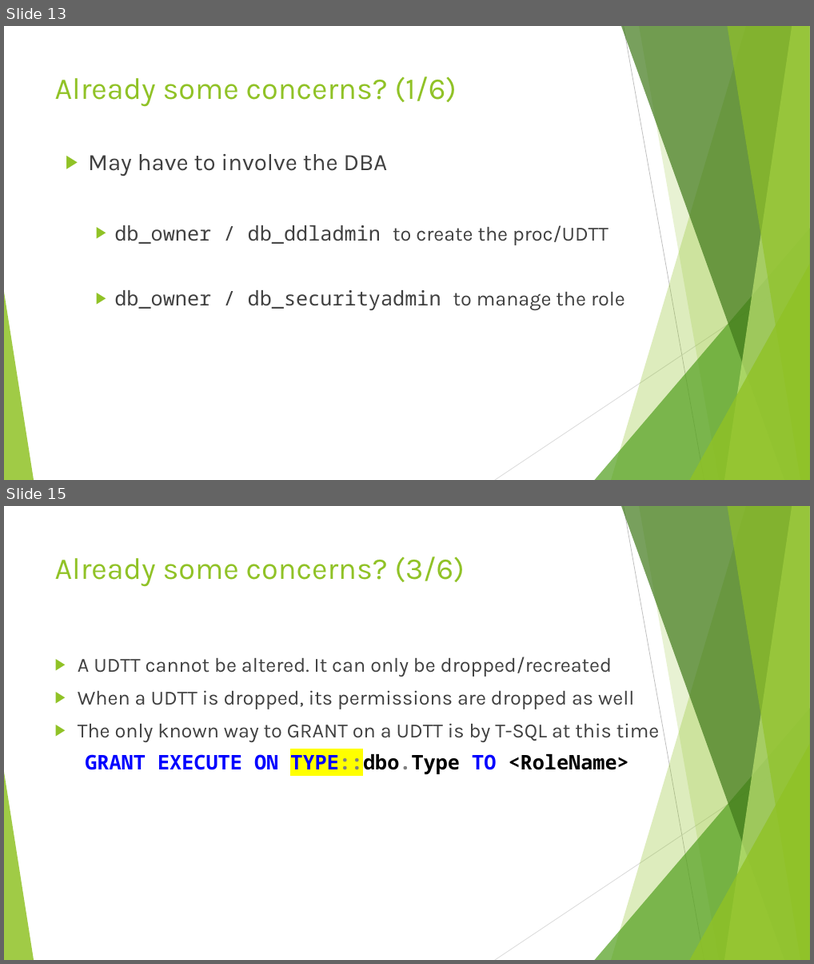
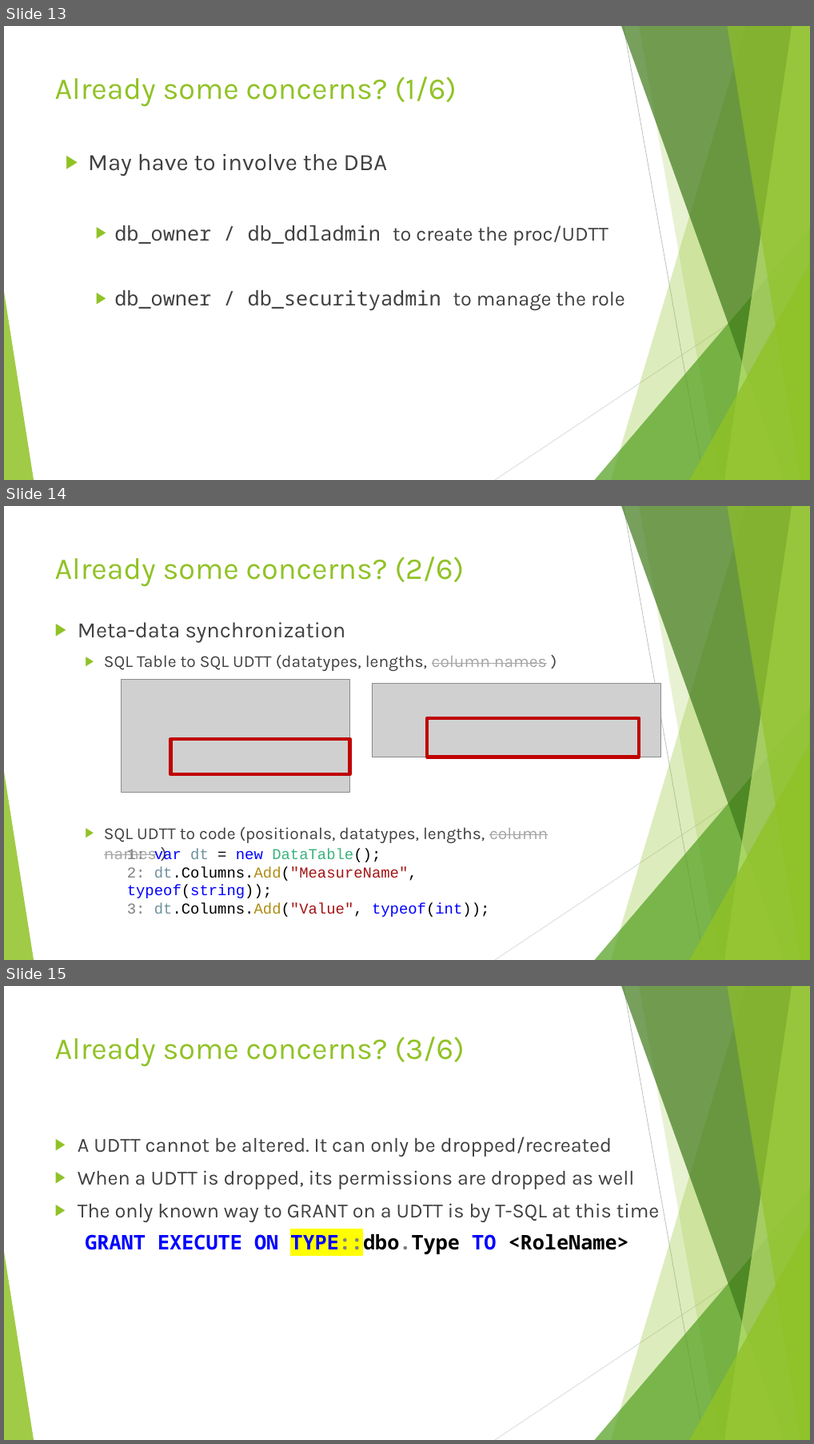
Before and after one commit to jbfoushee/MyPresentations, a slide deck: Datatables_and_Dataframes_to_SQL_Procs/User-defined Table Types.pptx. Shown one above the other, each under a label of ours: slides 13 and 15 before the commit, slides 13, 14 and 15 after it; the slides between them are not shown. The pictures are 814x964 and 814x1444 pixels, drawn with LibreOffice and Linux fonts; fonts in the diff are those of the drawing; grey boxes stand for pictures. Boxes give left, top, right and bottom in pixels: in the first picture for what was removed or moved away, otherwise in the second. Text is boxed around its words. In the diff, an @@ line names an element or a change of style, - is before the commit and + after.

```diff
--- a/Datatables_and_Dataframes_to_SQL_Procs/User-defined Table Types.pptx
+++ b/Datatables_and_Dataframes_to_SQL_Procs/User-defined Table Types.pptx
@@ slide 14 added at [4, 506, 810, 960], background #FFFFFF; not listed: 10 template elements that a slide beside it also shows @@
@@ title added at [55, 556, 465, 587], 36 pt, text #90C226 @@
+Already some concerns? (2/6)
@@ text added at [78, 622, 548, 843], 20 pt, text #404040 @@
+▶ Meta-data synchronization
+  ▶ SQL Table to SQL UDTT (datatypes, lengths, column names )
+  ▶ SQL UDTT to code (positionals, datatypes, lengths, column names )
@@ picture added at [122, 679, 350, 792] @@
@@ picture added at [372, 684, 661, 756] @@
@@ rectangle added at [427, 718, 639, 757], outline #C00000 4 pt @@
@@ rectangle added at [171, 739, 350, 775], outline #C00000 4 pt @@
@@ text added at [127, 848, 490, 916], 18 pt, text #000000 @@
+1: var dt = new DataTable();
+2: dt.Columns.Add("MeasureName", typeof(string));
+3: dt.Columns.Add("Value", typeof(int));
```
Also in this commit, not shown: 2 slides changed, 9 slides removed, 1 other file.
